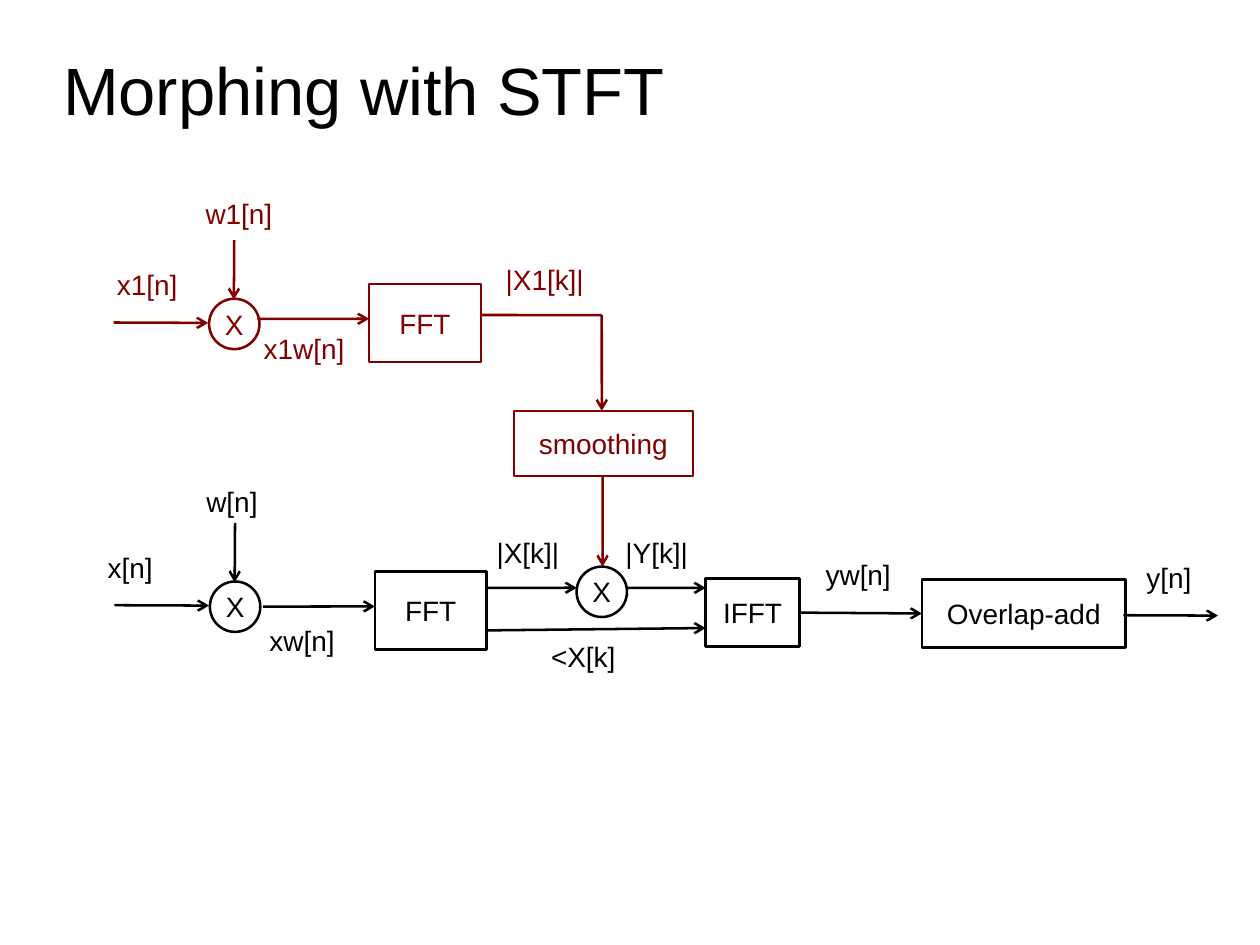
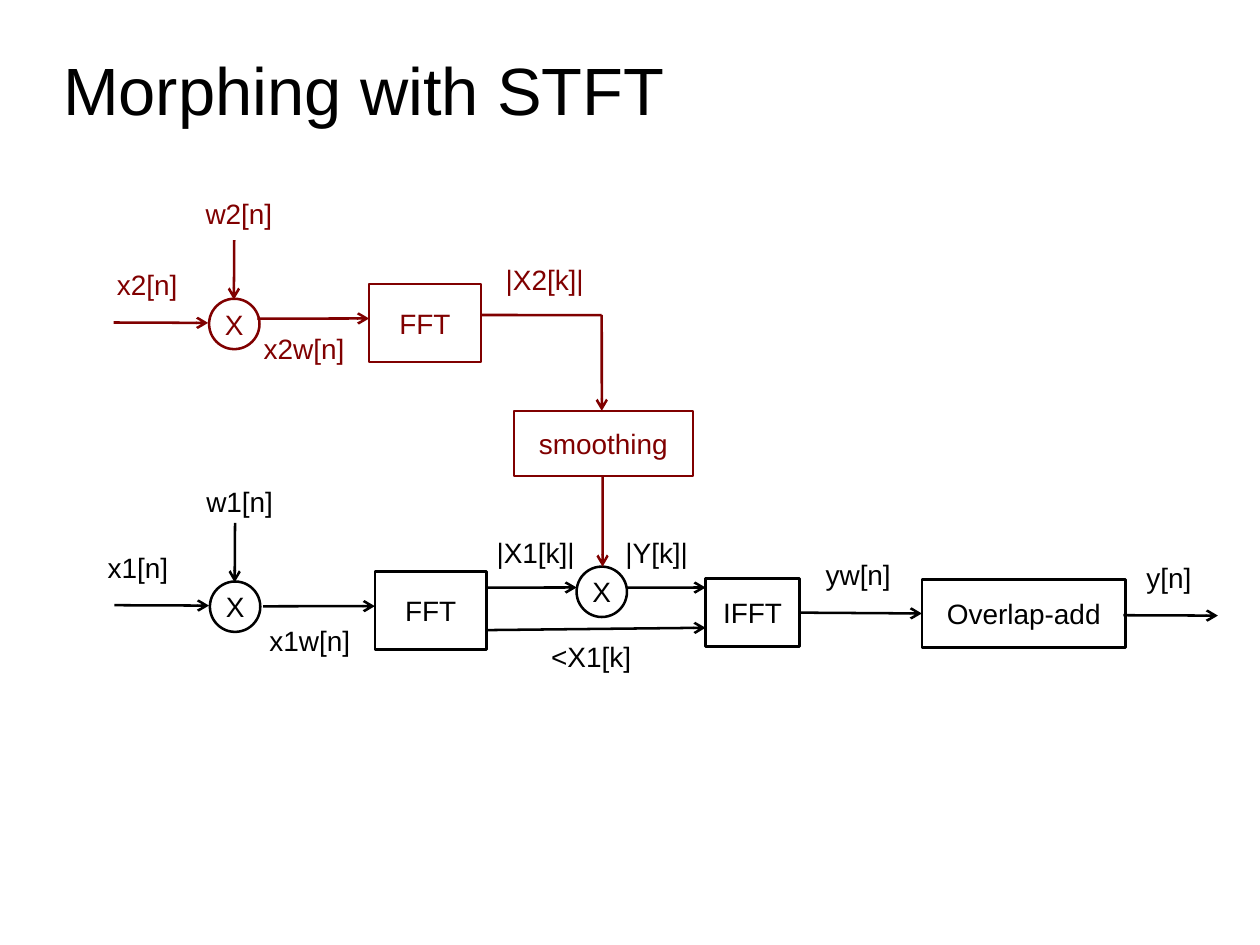
Before and after one commit to hoinx/sms-tools, a slide deck: slide 8 of lectures/8-Sound-transformations/8T1-Sound-transformations-1.odp. Drawn at 1260x945 pixels with LibreOffice and Linux fonts; fonts in the diff are those of the drawing. Boxes give left, top, right and bottom in pixels: in the first picture for what was removed or moved away, otherwise in the second. Text is boxed around its words. In the diff, an @@ line names an element or a change of style, - is before the commit and + after.

Commit message:
changes to lecture 8

```diff
--- a/lectures/8-Sound-transformations/8T1-Sound-transformations-1.odp
+++ b/lectures/8-Sound-transformations/8T1-Sound-transformations-1.odp
@@ text at box(206, 203, 273, 230): text changed @@
-w1[n]
+w2[n]
@@ text at box(506, 269, 584, 295): text changed @@
-|X1[k]|
+|X2[k]|
@@ text at box(117, 274, 177, 301): text changed @@
-x1[n]
+x2[n]
@@ text at box(264, 338, 345, 364): text changed @@
-x1w[n]
+x2w[n]
@@ text at box(206, 491, 273, 517): text changed @@
-w[n]
+w1[n]
@@ text at box(108, 557, 168, 583): text changed @@
-x[n]
+x1[n]
@@ text at box(497, 542, 575, 568): text changed @@
-|X[k]|
+|X1[k]|
@@ text at box(269, 630, 350, 657): text changed @@
-xw[n]
+x1w[n]
@@ text at box(551, 646, 631, 672): text changed @@
-<X[k]
+<X1[k]
```
Also in this commit, not shown: 5 other slides changed, 5 slides added, 4 slides removed, 11 other files.
